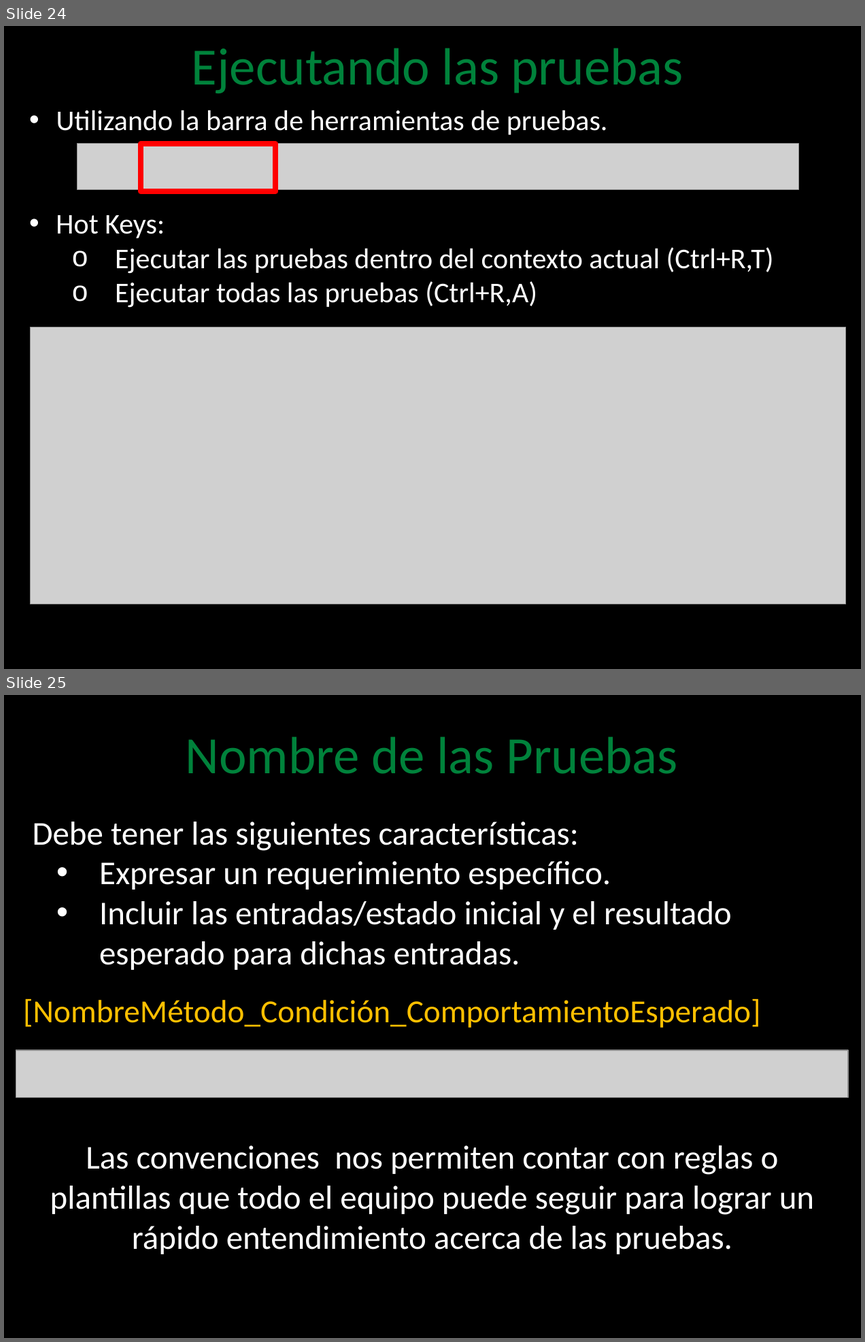
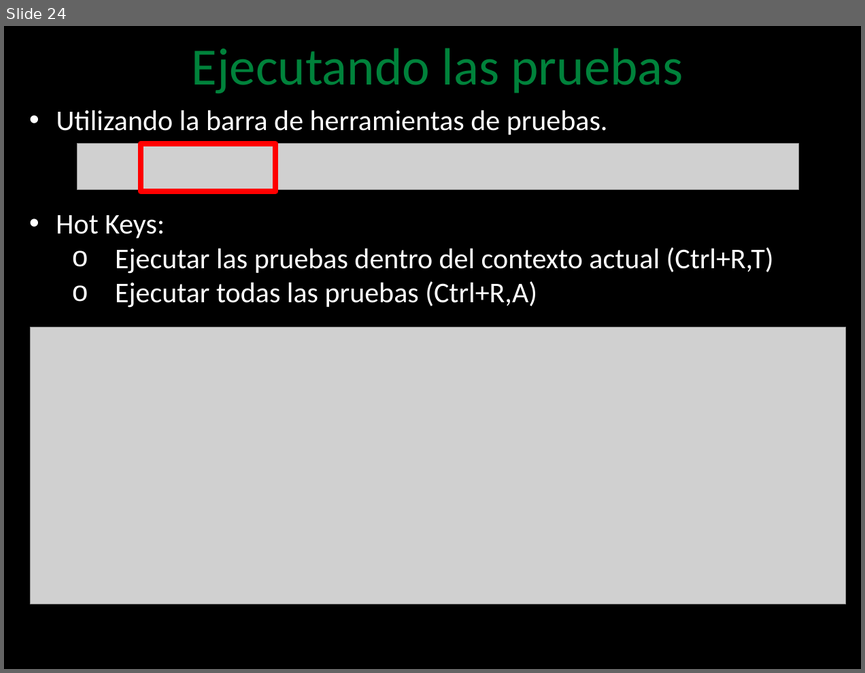
Before and after one commit to angelnunezsalazar/Test-Automation-NET, a slide deck: Diapositivas/Test Automation .NET.pptx. Shown one above the other, each under a label of ours: slides 24 and 25 before the commit, slide 24 after it. The pictures are 865x1342 and 865x673 pixels, drawn with LibreOffice and Linux fonts; fonts in the diff are those of the drawing; grey boxes stand for pictures; background and template pictures are left out. Boxes give left, top, right and bottom in pixels: in the first picture for what was removed or moved away, otherwise in the second. Text is boxed around its words. In the diff, an @@ line names an element or a change of style, - is before the commit and + after.

```diff
--- a/Diapositivas/Test Automation .NET.pptx
+++ b/Diapositivas/Test Automation .NET.pptx
@@ slide 25 removed at <box>4,695,861,1338</box>, background picture (left out) @@
@@ text removed at <box>186,736,678,774</box> @@
-Nombre de las Pruebas
@@ text removed at <box>33,821,732,970</box> @@
-Debe tener las siguientes características:
-  • Expresar un requerimiento específico.
-  • Incluir las entradas/estado inicial y el resultado esperado para dichas entradas.
@@ text removed at <box>23,998,760,1028</box> @@
-[NombreMétodo_Condición_ComportamientoEsperado]
@@ picture removed at <box>16,1050,848,1097</box> @@
@@ text removed at <box>50,1145,814,1254</box> @@
-Las convenciones nos permiten contar con reglas o plantillas que todo el equipo puede seguir para lograr un rápido entendimiento acerca de las pruebas.
```
Also in this commit, not shown: 5 slides changed, 13 slides added, 4 other slides removed, 45 other files.
